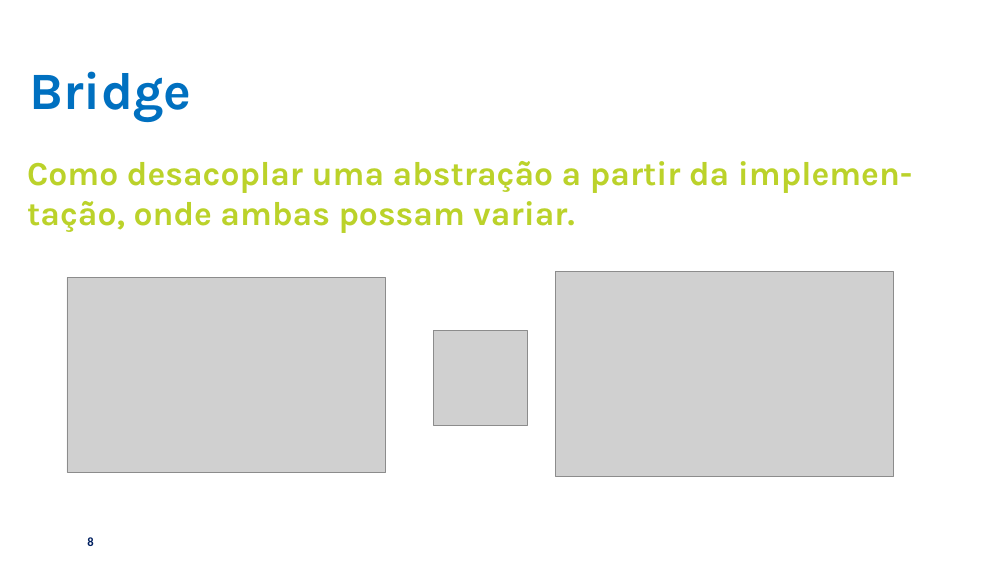
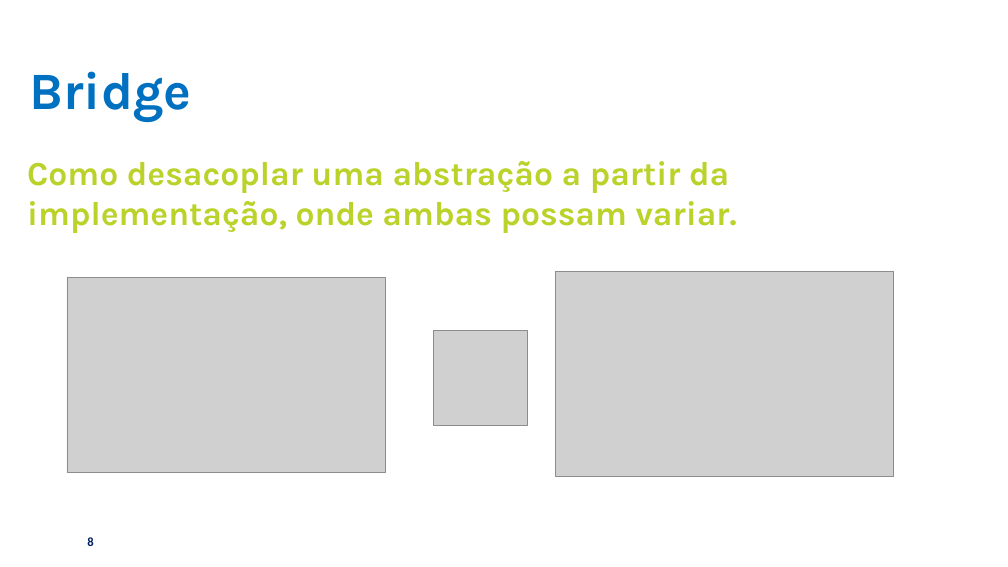
Before and after one commit to wmacibnc/dojo-dp-adapter-bridge, a slide deck: slide 8 of Dojo_Design_Adapter_vs_Bridge_Stefanini.pptx. Drawn at 1008x567 pixels with LibreOffice and Linux fonts; fonts in the diff are those of the drawing; grey boxes stand for pictures; background and template pictures are left out. Boxes give left, top, right and bottom in pixels: in the first picture for what was removed or moved away, otherwise in the second. Text is boxed around its words. In the diff, an @@ line names an element or a change of style, - is before the commit and + after.

```diff
--- a/Dojo_Design_Adapter_vs_Bridge_Stefanini.pptx
+++ b/Dojo_Design_Adapter_vs_Bridge_Stefanini.pptx
@@ text at [27, 161, 737, 233]: text changed @@
-Como desacoplar uma abstração a partir da implemen-tação, onde ambas possam variar.
+Como desacoplar uma abstração a partir da implementação, onde ambas possam variar.
```
Also in this commit, not shown: 8 other slides changed.
